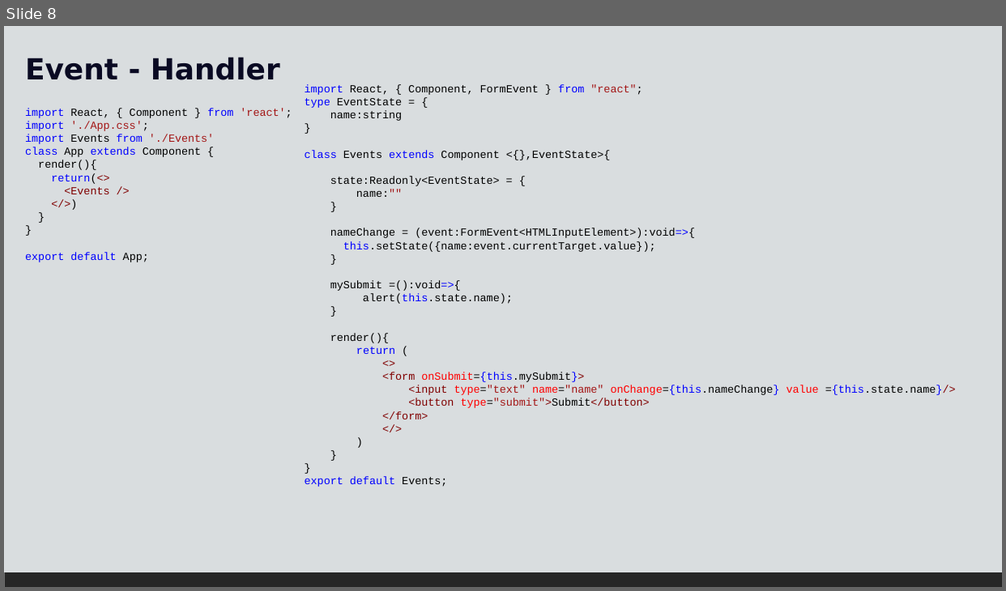
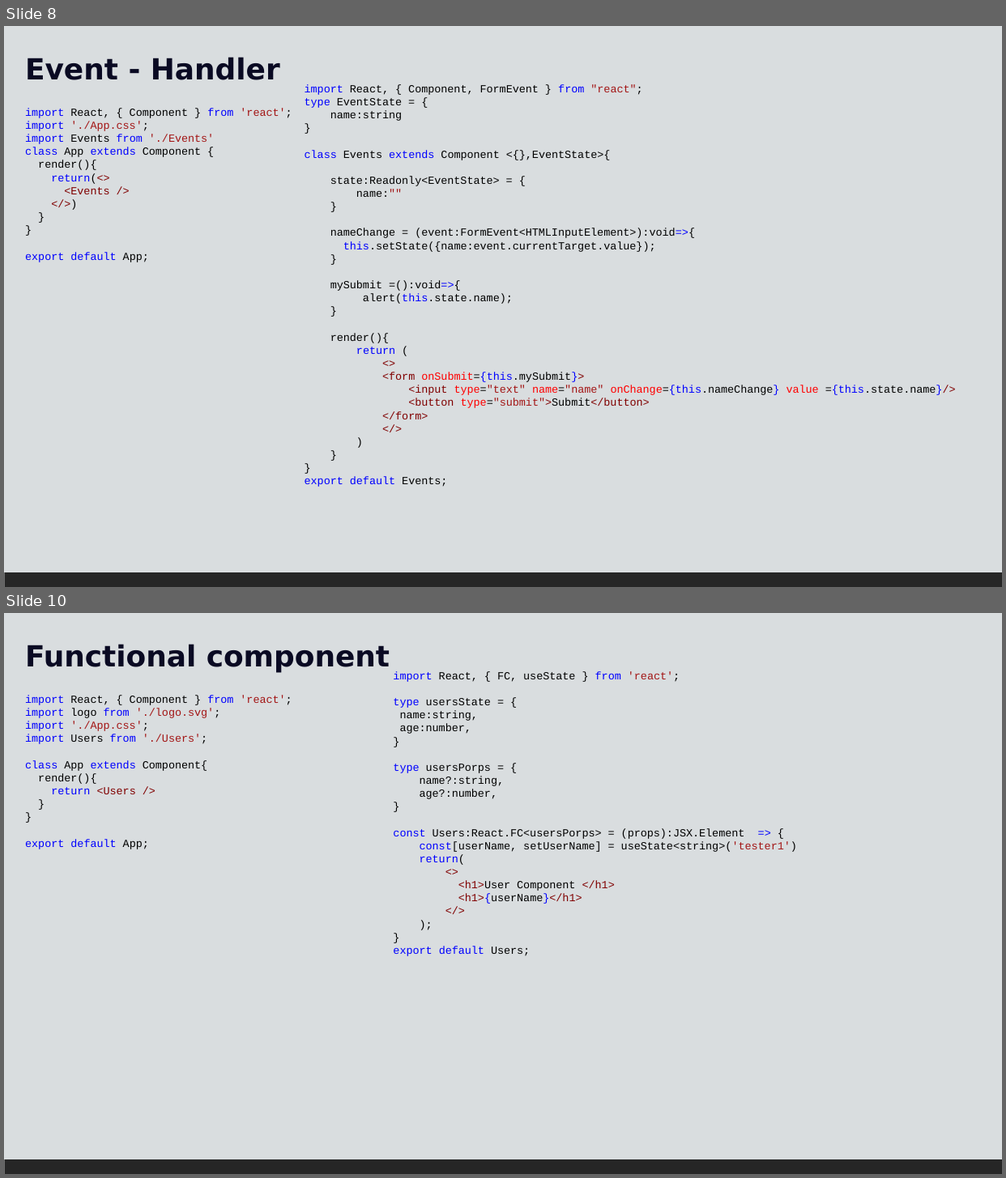
Before and after one commit to bharathi2k6/Learn_React, a slide deck: doc/React-6.pptx. Shown one above the other, each under a label of ours: slide 8 before the commit, slides 8 and 10 after it; the slides between them are not shown. The pictures are 1006x591 and 1006x1178 pixels, drawn with LibreOffice and Linux fonts; fonts in the diff are those of the drawing. Boxes give left, top, right and bottom in pixels: in the first picture for what was removed or moved away, otherwise in the second. Text is boxed around its words. In the diff, an @@ line names an element or a change of style, - is before the commit and + after.

Commit message:
typescript functional component

```diff
--- a/doc/React-6.pptx
+++ b/doc/React-6.pptx
@@ slide 10 added at (4,613,1002,1174), background #FFFFFF; not listed: 1 template element that a slide beside it also shows @@
@@ rectangle added at (4,613,1002,1160), fill #D9DDDF @@
@@ text added at (25,644,390,673), 28 pt, text #0A0A23, bold @@
+Functional component
@@ text added at (393,671,797,956), 10.5 pt, text #000000 @@
+import React, { FC, useState } from 'react';
+type usersState = {
+name:string,
+age:number,
+}
+type usersPorps = {
+name?:string,
+age?:number,
+}
+const Users:React.FC<usersPorps> = (props):JSX.Element => {
+const[userName, setUserName] = useState<string>('tester1')
+return(
+<>
+<h1>User Component </h1>
+<h1>{userName}</h1>
+</>
+);
+}
+export default Users;
@@ text added at (25,695,292,850), 10.5 pt, text #0000FF @@
+import React, { Component } from 'react';
+import logo from './logo.svg';
+import './App.css';
+import Users from './Users';
+class App extends Component{
+render(){
+return <Users />
+}
+}
+export default App;
```
Also in this commit, not shown: 4 other slides added, 21 other files.
